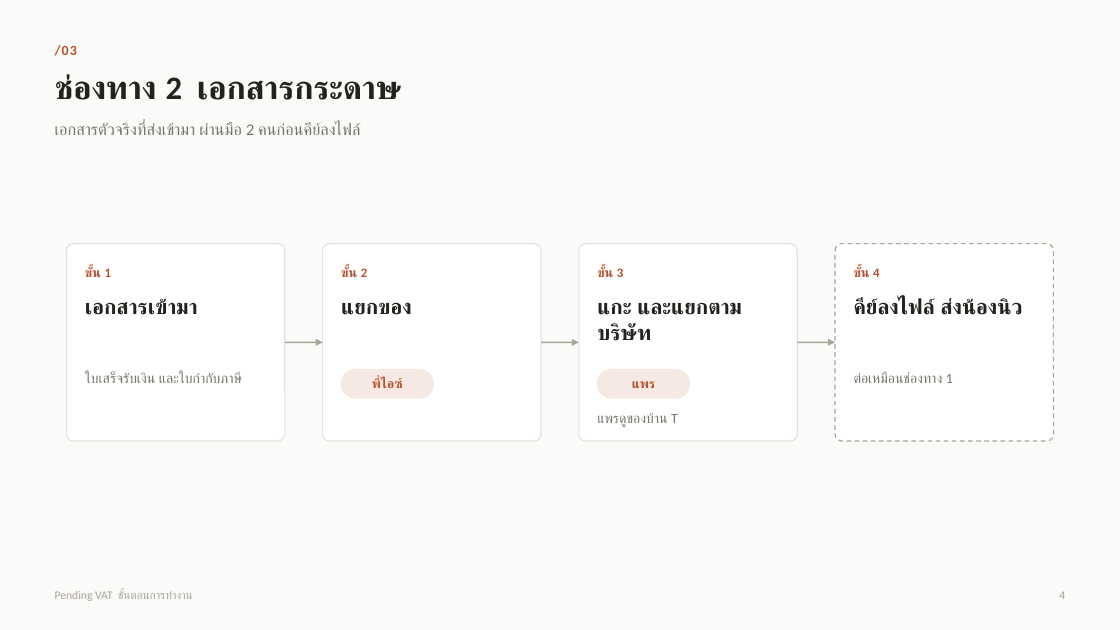
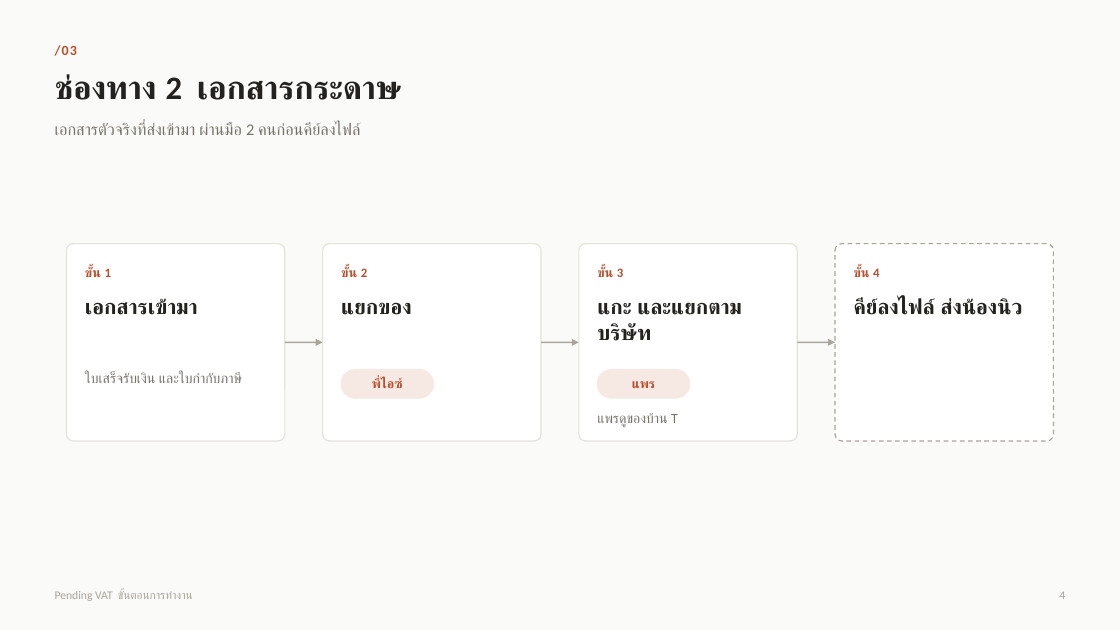
Before and after one commit to PatcharasitP/DAX, a slide deck: slide 4 of Pending_VAT_Workflow.pptx. Drawn at 1120x630 pixels with LibreOffice and Linux fonts; fonts in the diff are those of the drawing. Boxes give left, top, right and bottom in pixels: in the first picture for what was removed or moved away, otherwise in the second. Text is boxed around its words. In the diff, an @@ line names an element or a change of style, - is before the commit and + after.

```diff
--- a/Pending_VAT_Workflow.pptx
+++ b/Pending_VAT_Workflow.pptx
@@ text removed at box(854, 372, 953, 383) @@
-ต่อเหมือนช่องทาง 1
```
Also in this commit, not shown: 4 other slides changed.
